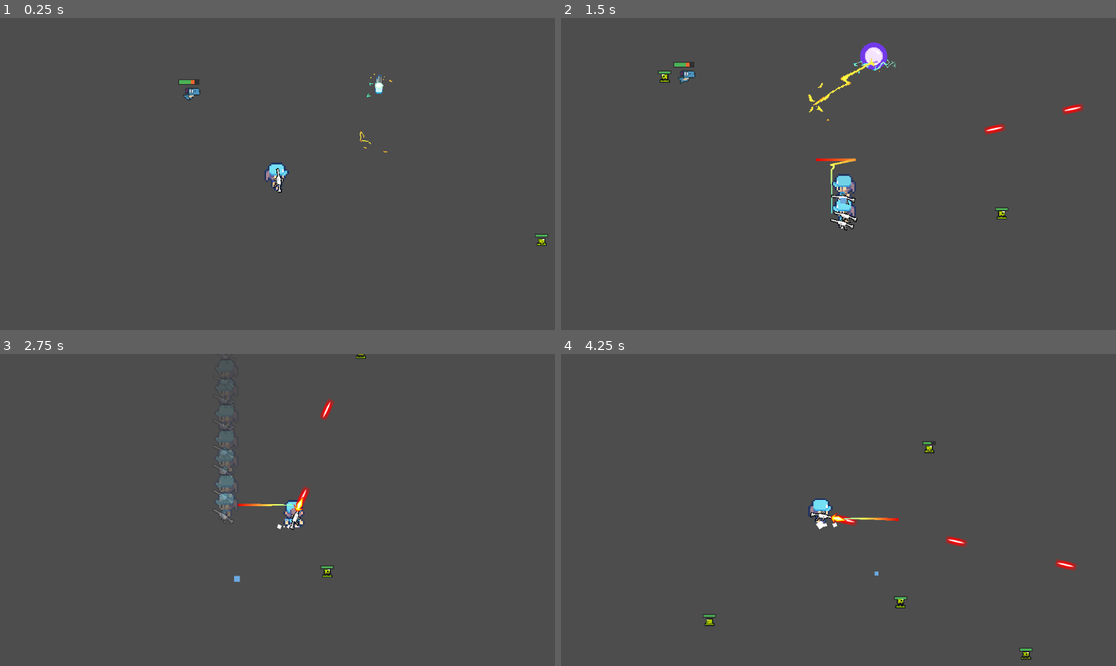
Above: before the commit, frames 1-4 (two rows, left to right).
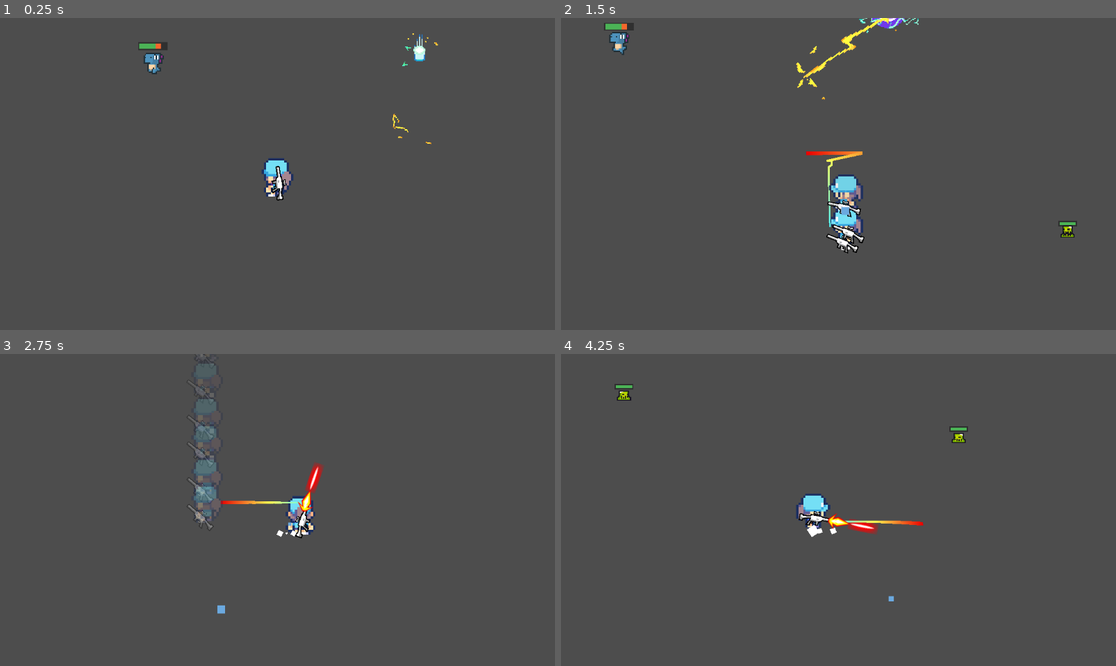
Above: after the commit, the same moments.

Repository: wyb969/Rogge
Game: Godot game, scene res://scenes/game.tscn
Two runs of this game, one before a commit and one after it. Both use one fixed random seed, a clock stepped at 60 frames per second and the inputs below.
Inputs (mouse positions are in pixels of both pictures, inside the frame that each line leads up to):
- Up to frame 1 (0.25 s): no input
- Up to frame 2 (1.5 s): move the mouse to (960, 158) at 0.52 s; press the mouse at (960, 158) at 0.53 s; hold D (right) 0.53-1.28 s; move the mouse to (727, 189) at 1.27 s; release the mouse at (727, 189) at 1.28 s; hold S (down) from 1.28 s (still down); tap Ctrl (roll) at 1.35 s
- Up to frame 3 (2.75 s): move the mouse to (333, 441) at 2.02 s; release S (down) at 2.03 s; press the mouse at (333, 441) at 2.03 s; hold D (right) from 2.03 s (still down)
- Up to frame 4 (4.25 s): move the mouse to (810, 572) at 2.77 s; release D (right) at 2.78 s; release the mouse at (810, 572) at 2.78 s; hold W (up) 2.78-3.53 s; tap Ctrl (roll) at 2.85 s; move the mouse to (1005, 556) at 3.52 s; press the mouse at (1005, 556) at 3.53 s; hold A (left) from 3.53 s (still down)

The runs differ from the first frame. In frame 1, 1.3% of the frame differs, in the area x 24-99%, y 4-74%; in frame 2, 3.4%, in the area x 7-95%, y 0-76%; in frame 3, 2.8%; in frame 4, 1.8%.

Commit message:
fix: update to godot4.4, add state machines

Diff:
--- a/project.godot
+++ b/project.godot
@@ -12,8 +12,12 @@
 
 config/name="rogge"
 run/main_scene="res://scenes/game.tscn"
-config/features=PackedStringArray("4.3", "Forward Plus")
+config/features=PackedStringArray("4.4", "Forward Plus")
 config/icon="res://icon.svg"
+
+[display]
+
+mouse_cursor/custom_image="res://assest/tile_0056.png"
 
 [input]
 
--- a/scenes/bullet.gd
+++ b/scenes/bullet.gd
@@ -1,5 +1,5 @@
 extends Area2D
-const SPEED = 300
+const SPEED = 1200
 var bullet_demage:int = 10
 @onready var cpu_particles_2d: CPUParticles2D = $CPUParticles2D
 @onready var sprite_2d: Sprite2D = $Sprite2D
@@ -13,7 +13,10 @@
 
 # Called every frame. 'delta' is the elapsed time since the previous frame.
 func _process(delta: float) -> void:
-	global_position = global_position + velocity
+	pass
+
+func _physics_process(delta: float) -> void:
+	global_position = global_position + velocity.normalized() * SPEED * delta
 
 func setVelocity(v:Vector2)->void:
 	velocity = v
--- a/scenes/demage_text.tscn
+++ b/scenes/demage_text.tscn
@@ -1,6 +1,7 @@
-[gd_scene load_steps=5 format=3 uid="uid://4oba66mvxq4p"]
+[gd_scene load_steps=6 format=3 uid="uid://4oba66mvxq4p"]
 
-[ext_resource type="Script" path="res://script/demage_text.gd" id="1_s4fjd"]
+[ext_resource type="Script" uid="uid://lyikby5ix2m5" path="res://script/demage_text.gd" id="1_s4fjd"]
+[ext_resource type="FontFile" uid="uid://baixhmparrg2p" path="res://assest/fonts/PixelOperator8.ttf" id="2_qs5by"]
 
 [sub_resource type="Animation" id="Animation_480kc"]
 length = 0.001
@@ -90,8 +91,8 @@
 
 [sub_resource type="AnimationLibrary" id="AnimationLibrary_v0cye"]
 _data = {
-"RESET": SubResource("Animation_480kc"),
-"show_number": SubResource("Animation_u105c")
+&"RESET": SubResource("Animation_480kc"),
+&"show_number": SubResource("Animation_u105c")
 }
 
 [node name="DemageText" type="Node2D"]
@@ -99,7 +100,7 @@
 
 [node name="AnimationPlayer" type="AnimationPlayer" parent="."]
 libraries = {
-"": SubResource("AnimationLibrary_v0cye")
+&"": SubResource("AnimationLibrary_v0cye")
 }
 
 [node name="LabelContainer" type="Node2D" parent="."]
@@ -108,4 +109,5 @@
 offset_right = 30.0
 offset_bottom = 23.0
 theme_override_colors/font_color = Color(1, 0, 0, 1)
+theme_override_fonts/font = ExtResource("2_qs5by")
 text = "100"
--- a/scenes/dino_enemy.tscn
+++ b/scenes/dino_enemy.tscn
@@ -1,10 +1,60 @@
-[gd_scene load_steps=10 format=3 uid="uid://wn4fuyawug3j"]
+[gd_scene load_steps=13 format=3 uid="uid://wn4fuyawug3j"]
 
+[ext_resource type="Script" uid="uid://c13g6vykidrq" path="res://script/dino_enemy.gd" id="1_6h3n1"]
 [ext_resource type="Texture2D" uid="uid://dph567w8vkxi2" path="res://assest/DinoSprites - doux.png" id="1_urd5k"]
 [ext_resource type="PackedScene" uid="uid://pcli3eanw4ax" path="res://scenes/health_bar.tscn" id="2_ua1ue"]
+[ext_resource type="Script" uid="uid://bodldvb3l61gu" path="res://script/StateMachines.gd" id="4_l04gg"]
+[ext_resource type="Script" uid="uid://pv6o0sff7m35" path="res://script/dino_idle_state.gd" id="5_drxwe"]
 
 [sub_resource type="RectangleShape2D" id="RectangleShape2D_orkoq"]
 size = Vector2(17, 19)
+
+[sub_resource type="Animation" id="Animation_ebfa0"]
+length = 0.001
+tracks/0/type = "value"
+tracks/0/imported = false
+tracks/0/enabled = true
+tracks/0/path = NodePath("Sprite2D:frame")
+tracks/0/interp = 1
+tracks/0/loop_wrap = true
+tracks/0/keys = {
+"times": PackedFloat32Array(0),
+"transitions": PackedFloat32Array(1),
+"update": 1,
+"values": [0]
+}
+
+[sub_resource type="Animation" id="Animation_tnnkl"]
+resource_name = "chase"
+loop_mode = 1
+tracks/0/type = "value"
+tracks/0/imported = false
+tracks/0/enabled = true
+tracks/0/path = NodePath("Sprite2D:frame")
+tracks/0/interp = 1
+tracks/0/loop_wrap = true
+tracks/0/keys = {
+"times": PackedFloat32Array(0, 0.166667, 0.333333, 0.466667, 0.633333, 0.8, 0.933333),
+"transitions": PackedFloat32Array(1, 1, 1, 1, 1, 1, 1),
+"update": 1,
+"values": [17, 18, 19, 20, 21, 22, 23]
+}
+
+[sub_resource type="Animation" id="Animation_80tc5"]
+resource_name = "hurt"
+length = 0.4
+tracks/0/type = "value"
+tracks/0/imported = false
+tracks/0/enabled = true
+tracks/0/path = NodePath("Sprite2D:frame")
+tracks/0/interp = 1
+tracks/0/loop_wrap = true
+tracks/0/keys = {
+"times": PackedFloat32Array(0, 0.166667, 0.333333),
+"transitions": PackedFloat32Array(1, 1, 1),
+"update": 1,
+"values": [14, 15, 16]
+}
 
 [sub_resource type="Animation" id="Animation_qg42f"]
 resource_name = "idle"
@@ -23,21 +73,6 @@
 "values": [0, 1, 2, 3]
 }
 
-[sub_resource type="Animation" id="Animation_ebfa0"]
-length = 0.001
-tracks/0/type = "value"
-tracks/0/imported = false
-tracks/0/enabled = true
-tracks/0/path = NodePath("Sprite2D:frame")
-tracks/0/interp = 1
-tracks/0/loop_wrap = true
-tracks/0/keys = {
-"times": PackedFloat32Array(0),
-"transitions": PackedFloat32Array(1),
-"update": 1,
-"values": [0]
-}
-
 [sub_resource type="Animation" id="Animation_aiwpy"]
 resource_name = "walk"
 tracks/0/type = "value"
@@ -53,48 +88,20 @@
 "values": [4, 5, 6, 7, 8, 9]
 }
 
-[sub_resource type="Animation" id="Animation_80tc5"]
-resource_name = "hurt"
-length = 0.4
-tracks/0/type = "value"
-tracks/0/imported = false
-tracks/0/enabled = true
-tracks/0/path = NodePath("Sprite2D:frame")
-tracks/0/interp = 1
-tracks/0/loop_wrap = true
-tracks/0/keys = {
-"times": PackedFloat32Array(0, 0.166667, 0.333333),
-"transitions": PackedFloat32Array(1, 1, 1),
-"update": 1,
-"values": [14, 15, 16]
-}
-
-[sub_resource type="Animation" id="Animation_tnnkl"]
-resource_name = "chase"
-loop_mode = 1
-tracks/0/type = "value"
-tracks/0/imported = false
-tracks/0/enabled = true
-tracks/0/path = NodePath("Sprite2D:frame")
-tracks/0/interp = 1
-tracks/0/loop_wrap = true
-tracks/0/keys = {
-"times": PackedFloat32Array(0, 0.166667, 0.333333, 0.466667, 0.633333, 0.8, 0.933333),
-"transitions": PackedFloat32Array(1, 1, 1, 1, 1, 1, 1),
-"update": 1,
-"values": [17, 18, 19, 20, 21, 22, 23]
-}
-
 [sub_resource type="AnimationLibrary" id="AnimationLibrary_hvnr2"]
 _data = {
-"RESET": SubResource("Animation_ebfa0"),
-"chase": SubResource("Animation_tnnkl"),
-"hurt": SubResource("Animation_80tc5"),
-"idle": SubResource("Animation_qg42f"),
-"walk": SubResource("Animation_aiwpy")
+&"RESET": SubResource("Animation_ebfa0"),
+&"chase": SubResource("Animation_tnnkl"),
+&"hurt": SubResource("Animation_80tc5"),
+&"idle": SubResource("Animation_qg42f"),
+&"walk": SubResource("Animation_aiwpy")
 }
 
 [node name="DinoEnemy" type="CharacterBody2D"]
+collision_layer = 8
+collision_mask = 14
+motion_mode = 1
+script = ExtResource("1_6h3n1")
 
 [node name="CollisionShape2D" type="CollisionShape2D" parent="."]
 position = Vector2(-0.5, 0.5)
@@ -112,6 +119,16 @@
 
 [node name="AnimationPlayer" type="AnimationPlayer" parent="."]
 libraries = {
-"": SubResource("AnimationLibrary_hvnr2")
+&"": SubResource("AnimationLibrary_hvnr2")
 }
-autoplay = "chase"
+autoplay = "idle"
+
+[node name="State_Machines" type="Node" parent="." node_paths=PackedStringArray("initial_state")]
+script = ExtResource("4_l04gg")
+initial_state = NodePath("dino_idle_state")
+metadata/_custom_type_script = "uid://bodldvb3l61gu"
+
+[node name="dino_idle_state" type="Node" parent="State_Machines" node_paths=PackedStringArray("dino_player")]
+script = ExtResource("5_drxwe")
+dino_player = NodePath("../..")
+metadata/_custom_type_script = "uid://pv6o0sff7m35"
--- a/scenes/enemy.tscn
+++ b/scenes/enemy.tscn
@@ -202,13 +202,14 @@
 
 [sub_resource type="AnimationLibrary" id="AnimationLibrary_82uqh"]
 _data = {
-"RESET": SubResource("Animation_73uad"),
-"death": SubResource("Animation_3sh85")
+&"RESET": SubResource("Animation_73uad"),
+&"death": SubResource("Animation_3sh85")
 }
 
 [node name="Enemy" type="CharacterBody2D"]
 collision_layer = 8
-collision_mask = 6
+collision_mask = 14
+motion_mode = 1
 script = ExtResource("1_mkr3h")
 
 [node name="CPUParticles2D" type="CPUParticles2D" parent="."]
@@ -248,7 +249,7 @@
 
 [node name="AnimationPlayer" type="AnimationPlayer" parent="."]
 libraries = {
-"": SubResource("AnimationLibrary_82uqh")
+&"": SubResource("AnimationLibrary_82uqh")
 }
 
 [node name="HealthBar" parent="." instance=ExtResource("3_jk1gx")]
--- a/scenes/game.tscn
+++ b/scenes/game.tscn
@@ -13,13 +13,14 @@
 position = Vector2(-176, -99)
 
 [node name="Camera2D" type="Camera2D" parent="Player"]
-zoom = Vector2(2, 2)
+zoom = Vector2(2.8, 2.8)
 position_smoothing_enabled = true
 
 [node name="Enemy" parent="." instance=ExtResource("2_8rv8n")]
 position = Vector2(105.5, -31)
 
 [node name="Timer" type="Timer" parent="."]
+wait_time = 4.0
 autostart = true
 
 [node name="Electirc" parent="." instance=ExtResource("3_xm781")]
--- a/scenes/player.tscn
+++ b/scenes/player.tscn
@@ -226,6 +226,7 @@
 position = Vector2(2, 0)
 collision_layer = 2
 collision_mask = 11
+motion_mode = 1
 script = ExtResource("1_ebg41")
 
 [node name="Weapon" parent="." instance=ExtResource("3_mmhgr")]
--- a/scenes/weapon.tscn
+++ b/scenes/weapon.tscn
@@ -58,8 +58,8 @@
 
 [sub_resource type="AnimationLibrary" id="AnimationLibrary_r3m6l"]
 _data = {
-"RESET": SubResource("Animation_e4mdo"),
-"shoot": SubResource("Animation_5duhf")
+&"RESET": SubResource("Animation_e4mdo"),
+&"shoot": SubResource("Animation_5duhf")
 }
 
 [sub_resource type="Curve" id="Curve_dfsp3"]
@@ -113,7 +113,7 @@
 
 [node name="AnimationPlayer" type="AnimationPlayer" parent="."]
 libraries = {
-"": SubResource("AnimationLibrary_r3m6l")
+&"": SubResource("AnimationLibrary_r3m6l")
 }
 
 [node name="Line2D" type="Line2D" parent="."]
--- /dev/null
+++ b/script/StateMachines.gd
@@ -0,0 +1,38 @@
+extends Node
+class_name State_Machines
+
+@export var initial_state:State
+var state_collection = {}
+var current_state:State
+
+
+func _ready() -> void:
+	var children = get_children()
+	for child in children:
+		state_collection[child.name] = child
+		child.connect("transition",on_transition_state)
+	if initial_state:
+		current_state = initial_state
+		current_state.enter()
+
+
+func _physics_process(delta: float) -> void:
+	if(current_state):
+		current_state._physics_process(delta)
+
+
+func _update(delta:float) ->void:
+	if(current_state):
+		current_state.update(delta)
+
+
+func on_transition_state(state:State, new_state_name:String):
+	print(new_state_name)
+	if(state == current_state):
+		return
+
+	var new_state = state_collection[new_state_name.to_lower()]
+	if new_state:
+		current_state.exit()
+		new_state.enter()
+		current_state = new_state
--- /dev/null
+++ b/script/dino_enemy.gd
@@ -0,0 +1,21 @@
+extends CharacterBody2D
+@onready var animation_player: AnimationPlayer = $AnimationPlayer
+@onready var sprite_2d: Sprite2D = $Sprite2D
+
+
+const SPEED = 300.0
+const JUMP_VELOCITY = -400.0
+
+func _physics_process(delta: float) -> void:
+	if velocity.length()>0:
+		animation_player.play("walk")
+
+	if velocity.x < 0:
+		sprite_2d.flip_h = true
+	else:
+		sprite_2d.flip_h = false
+	move_and_slide()
+
+
+func get_hit(direction:Vector2, demage:float):
+	animation_player.play("hurt")
--- /dev/null
+++ b/script/dino_idle_state.gd
@@ -0,0 +1,28 @@
+extends State
+class_name dino_idle_state
+
+var wander_time:float = 4.0
+var wander_direction:Vector2
+var SPEED = 20.0
+
+@export var dino_player:CharacterBody2D
+
+func enter()->void:
+	print("enter idle")
+	wander_direction = Vector2(randf_range(-1,1),randf_range(-1,1))
+	pass
+
+func exit()->void:
+	pass
+
+func _physics_process(delta: float) -> void:
+	if wander_time<=0:
+		wander_time = 4.0
+		wander_direction = Vector2(randf_range(-1,1),randf_range(-1,1))
+	wander_time -= delta
+
+	if dino_player:
+		dino_player.velocity = wander_direction*SPEED
+
+func update(delta: float) -> void:
+	pass
--- a/script/enemy.gd
+++ b/script/enemy.gd
@@ -1,15 +1,16 @@
 extends CharacterBody2D
 @export var player:Node2D
+@onready var animated_sprite_2d: AnimatedSprite2D = $AnimatedSprite2D
+@onready var health_bar: ProgressBar = $HealthBar
+@onready var demage_point: Node2D = $DemagePoint
+@onready var animation_player: AnimationPlayer = $AnimationPlayer
+
+@onready var demage_text = preload("res://scenes/demage_text.tscn")
+@onready var coin = preload("res://scenes/coin.tscn")
+
+var health:float = 100.0
 const SPEED = 30.0
-@onready var enemy: Node2D = $"."
-@onready var animated_sprite_2d: AnimatedSprite2D = $AnimatedSprite2D
-var health:float = 100.0
-@onready var demage_text = preload("res://scenes/demage_text.tscn")
-@onready var demage_point: Node2D = $DemagePoint
 var tween:Tween
-@onready var animation_player: AnimationPlayer = $AnimationPlayer
-@onready var coin = preload("res://scenes/coin.tscn")
-@onready var health_bar: ProgressBar = $HealthBar
 
 func _ready() -> void:
 	health_bar.init_health(health)
@@ -19,7 +20,8 @@
 		return
 	if player:
 		var pos = player.global_position
-		velocity = (pos - global_position).normalized() * SPEED
+		var max_velocity = (pos - global_position).normalized() * SPEED
+		velocity = velocity.move_toward(max_velocity,10)
 		move_and_slide()
 	if velocity.x <0:
 		animated_sprite_2d.flip_h = true
@@ -30,15 +32,15 @@
 	play_hit_tween(direction)
 	var d = demage_text.instantiate()
 	add_child(d)
-	d.set_scale(Vector2(0.4,0.4))
+	d.set_scale(Vector2(0.25,0.25))
 	d.show_demage(str(demage),demage_point.position,randf_range(-3,-10),randf_range(0,90))
 	take_damge(demage)
 
 func play_hit_tween(direction:Vector2):
 	tween = get_tree().create_tween()
 	tween.set_loops(1)
-	tween.tween_property(enemy, "position", global_position  , 0.1)
-	tween.tween_property(enemy, "position", global_position + direction *8 , 0.1)
+	tween.tween_property(self, "position", global_position  , 0.1)
+	tween.tween_property(self, "position", global_position + direction *8 , 0.1)
 	tween.tween_property(animated_sprite_2d, "modulate", Color.RED, 0.2)
 	tween.tween_property(animated_sprite_2d, "modulate", Color.WHITE, 0.1)
 
--- a/script/player.gd
+++ b/script/player.gd
@@ -6,7 +6,6 @@
 @onready var can_dasing_timer: Timer = $Can_Dasing_Timer
 @onready var dashing_timer: Timer = $Dashing_Timer
 @onready var shadow_timer: Timer = $ShadowTimer
-@onready var line_2d: Line2D = $Line2D
 
 const SPEED = 100.0
 const DASH_SPEED = 400.0
--- /dev/null
+++ b/script/state.gd
@@ -0,0 +1,16 @@
+extends Node
+class_name State
+
+func enter()->void:
+	pass
+
+func exit()->void:
+	pass
+
+func _physics_process(delta: float) -> void:
+	pass
+
+func update(delta: float) -> void:
+	pass
+
+signal transition(from: State, new_state_name: String)
Binary file added: assest/fonts/PixelOperator8-Bold.ttf
Not shown, added: assest/fonts/PixelOperator8-Bold.ttf.import
Binary file added: assest/fonts/PixelOperator8.ttf
Not shown, added: assest/fonts/PixelOperator8.ttf.import
Not shown, added: assest/music/time_for_adventure.mp3.import
Not shown, added: assest/sounds/coin.wav.import
Not shown, added: assest/sounds/explosion.wav.import
Not shown, added: assest/sounds/hurt.wav.import
Not shown, added: assest/sounds/jump.wav.import
Not shown, added: assest/sounds/power_up.wav.import
Not shown, added: assest/sounds/tap.wav.import
Binary file added: assest/sprites/fruit.png
(and 42 more such lines)
